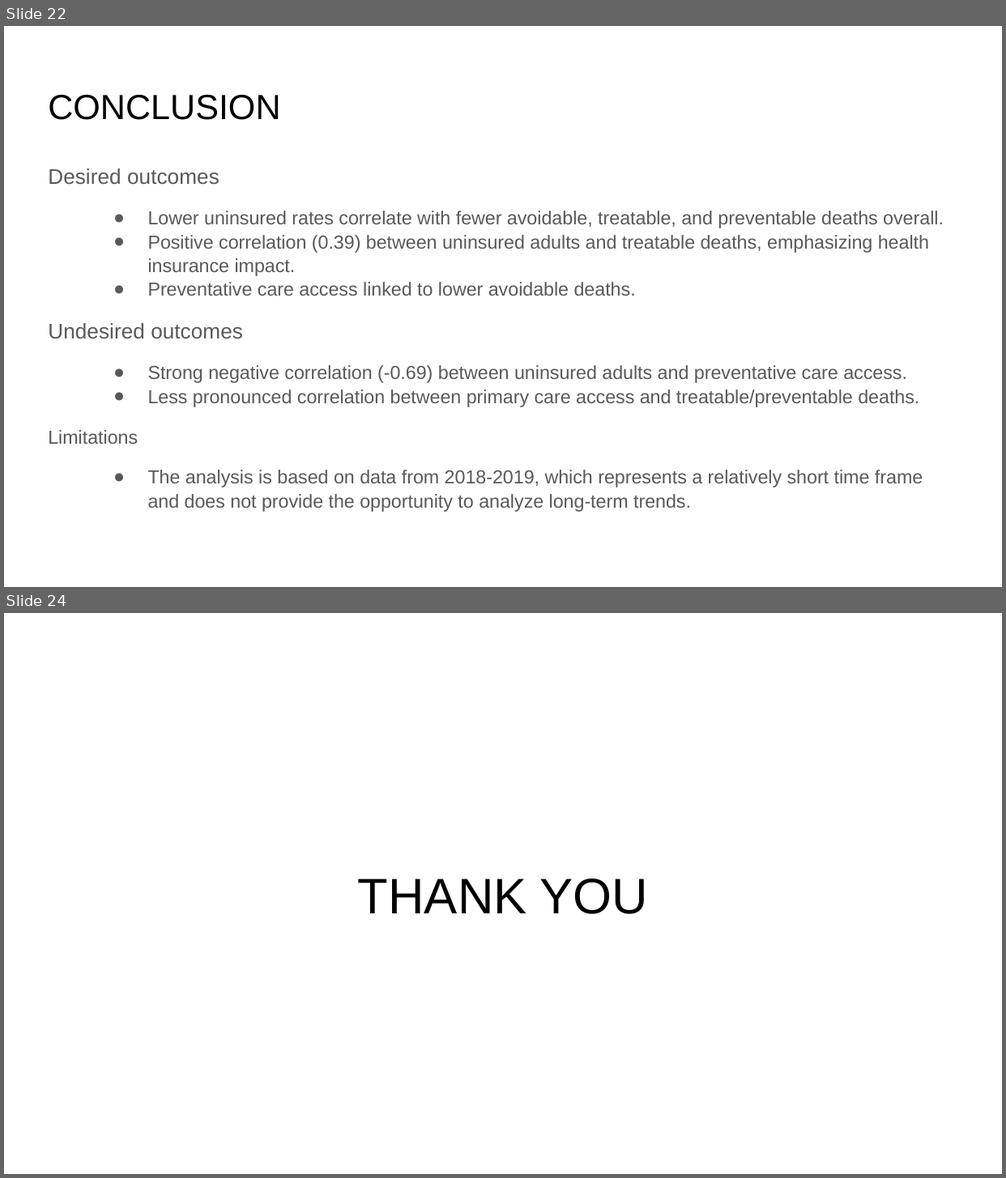
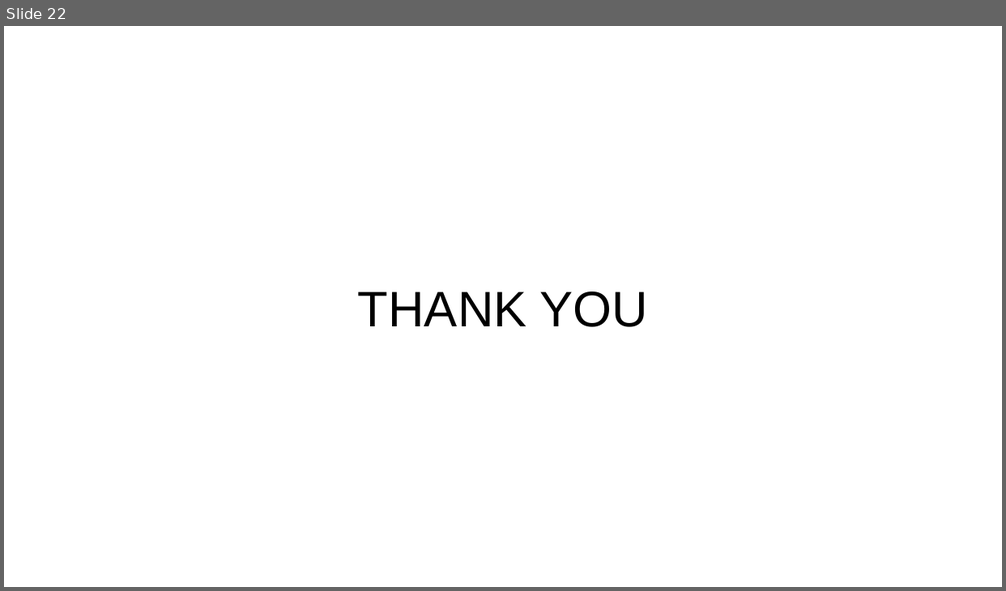
Before and after one commit to redpandata19/Project_1_Team_5, a slide deck: Project 1 Group 5 slides.pptx. Shown one above the other, each under a label of ours: slides 22 and 24 before the commit, slide 22 after it; the slides between them are not shown. The pictures are 1006x1178 and 1006x591 pixels, drawn with LibreOffice and Linux fonts; fonts in the diff are those of the drawing. Boxes give left, top, right and bottom in pixels: in the first picture for what was removed or moved away, otherwise in the second. Text is boxed around its words. In the diff, an @@ line names an element or a change of style, - is before the commit and + after.

```diff
--- a/Project 1 Group 5 slides.pptx
+++ b/Project 1 Group 5 slides.pptx
@@ slide 22 removed at box(4, 26, 1002, 587), background #FFFFFF @@
@@ title removed at box(48, 95, 280, 120) @@
-CONCLUSION
@@ text removed at box(48, 169, 944, 512) @@
-Desired outcomes
-● Lower uninsured rates correlate with fewer avoidable, treatable, and preventable deaths overall.
-● Positive correlation (0.39) between uninsured adults and treatable deaths, emphasizing health insurance impact.
-● Preventative care access linked to lower avoidable deaths.
-Undesired outcomes
-● Strong negative correlation (-0.69) between uninsured adults and preventative care access.
-● Less pronounced correlation between primary care access and treatable/preventable deaths.
-Limitations
-● The analysis is based on data from 2018-2019, which represents a relatively short time frame and does not provide the opportunity to analyze long-term trends.
@@ what was slide 24 is now slide 22 @@
```
Also in this commit, not shown: 9 slides changed, 7 slides added, 8 other slides removed.
